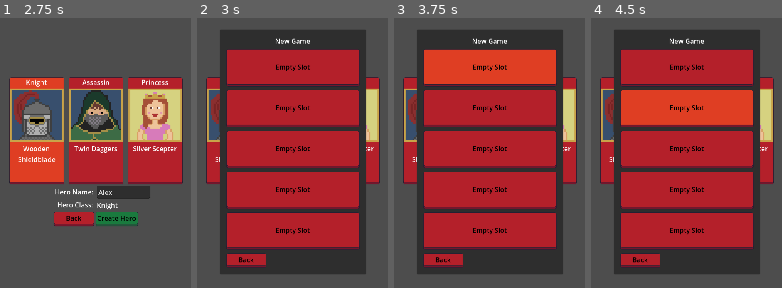
Above: before the commit, frames 1-4 (left to right).
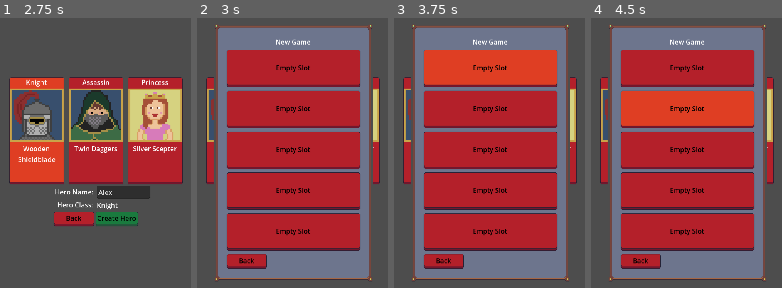
Above: after the commit, the same moments.

Repository: navtges3/PixelValley
Game: Godot game, scene res://scenes/ui/screens/main_menu_screen.tscn
Same seed, same stepped clock (60 frames per second), same inputs: the game is played once before the commit and once after it.
Inputs (mouse positions are in pixels of both pictures, inside the frame that each line leads up to):
- Up to frame 1 (2.75 s): click "New Game" at 0.5 s; click (124, 193) at 1.27 s; type "Alex" at 1.35 s; click (36, 131) at 2.02 s
- Up to frame 2 (3 s): click "Create Hero" at 2.75 s
- Up to frame 3 (3.75 s): click "Empty Slot" at 3.5 s
- Up to frame 4 (4.5 s): click "Empty Slot" at 4.25 s

Frame 1 is identical in both runs. In frame 2, 33% of the frame differs, in the area x 8-93%, y 2-98%; in frame 3, 33%; in frame 4, 33%.

Commit message:
Created background for popup windows

Diff:
--- /dev/null
+++ b/resources/ui/backgrounds/background_panel.tres
@@ -0,0 +1,13 @@
+[gd_resource type="Theme" format=3 uid="uid://dq41s7i7v61gk"]
+
+[ext_resource type="Texture2D" uid="uid://bo58k2c2a3ivd" path="res://assets/ui/window_background.png" id="1_gxlck"]
+
+[sub_resource type="StyleBoxTexture" id="StyleBoxTexture_cnduy"]
+texture = ExtResource("1_gxlck")
+texture_margin_left = 15.0
+texture_margin_top = 16.0
+texture_margin_right = 15.0
+texture_margin_bottom = 15.0
+
+[resource]
+PanelContainer/styles/panel = SubResource("StyleBoxTexture_cnduy")
--- a/scenes/ui/windows/load_window.tscn
+++ b/scenes/ui/windows/load_window.tscn
@@ -3,10 +3,11 @@
 [ext_resource type="Theme" uid="uid://cgbnpl6hlm7s2" path="res://resources/ui/button_themes/regular/green_button.tres" id="1_mciuq"]
 [ext_resource type="Script" uid="uid://cv56v1xyoucqs" path="res://scripts/ui/windows/load_window.gd" id="1_svb4e"]
 [ext_resource type="Theme" uid="uid://130ubmqd1h3b" path="res://resources/ui/button_themes/regular/red_button.tres" id="2_svb4e"]
+[ext_resource type="Theme" uid="uid://dq41s7i7v61gk" path="res://resources/ui/backgrounds/background_panel.tres" id="2_xdcf0"]
 
 [node name="LoadWindow" type="Window" unique_id=1918541071]
 oversampling_override = 1.0
-size = Vector2i(352, 588)
+size = Vector2i(375, 612)
 wrap_controls = true
 borderless = true
 script = ExtResource("1_svb4e")
@@ -17,6 +18,7 @@
 anchor_bottom = 1.0
 grow_horizontal = 2
 grow_vertical = 2
+theme = ExtResource("2_xdcf0")
 
 [node name="MarginContainer" type="MarginContainer" parent="PanelContainer" unique_id=1667844039]
 layout_mode = 2
--- a/scenes/ui/windows/monster_slain_window.tscn
+++ b/scenes/ui/windows/monster_slain_window.tscn
@@ -2,12 +2,13 @@
 
 [ext_resource type="Script" uid="uid://caohucn1fu4sk" path="res://scripts/ui/windows/monster_slain_window.gd" id="1_x71dq"]
 [ext_resource type="Theme" uid="uid://130ubmqd1h3b" path="res://resources/ui/button_themes/regular/red_button.tres" id="2_tb7yy"]
+[ext_resource type="Theme" uid="uid://dq41s7i7v61gk" path="res://resources/ui/backgrounds/background_panel.tres" id="2_ub07u"]
 [ext_resource type="Theme" uid="uid://cgbnpl6hlm7s2" path="res://resources/ui/button_themes/regular/green_button.tres" id="3_qn43k"]
 
 [node name="MonsterSlainWindow" type="Window" unique_id=534091905]
 oversampling_override = 1.0
 title = "Monster Slain"
-size = Vector2i(228, 100)
+size = Vector2i(251, 120)
 wrap_controls = true
 borderless = true
 script = ExtResource("1_x71dq")
@@ -18,6 +19,7 @@
 anchor_bottom = 1.0
 grow_horizontal = 2
 grow_vertical = 2
+theme = ExtResource("2_ub07u")
 
 [node name="MarginContainer" type="MarginContainer" parent="PanelContainer" unique_id=1906487189]
 layout_mode = 2
--- a/scenes/ui/windows/new_game_window.tscn
+++ b/scenes/ui/windows/new_game_window.tscn
@@ -2,11 +2,12 @@
 
 [ext_resource type="Script" uid="uid://bfiqtcx4e3s5r" path="res://scripts/ui/windows/new_game_window.gd" id="1_1unjh"]
 [ext_resource type="Theme" uid="uid://cgbnpl6hlm7s2" path="res://resources/ui/button_themes/regular/green_button.tres" id="2_tqaw0"]
+[ext_resource type="Theme" uid="uid://dq41s7i7v61gk" path="res://resources/ui/backgrounds/background_panel.tres" id="2_ycxpi"]
 [ext_resource type="Theme" uid="uid://130ubmqd1h3b" path="res://resources/ui/button_themes/regular/red_button.tres" id="3_l77w7"]
 
 [node name="NewGameWindow" type="Window" unique_id=1924150137]
 oversampling_override = 1.0
-size = Vector2i(352, 588)
+size = Vector2i(375, 612)
 wrap_controls = true
 borderless = true
 script = ExtResource("1_1unjh")
@@ -17,6 +18,7 @@
 anchor_bottom = 1.0
 grow_horizontal = 2
 grow_vertical = 2
+theme = ExtResource("2_ycxpi")
 
 [node name="MarginContainer" type="MarginContainer" parent="PanelContainer" unique_id=1654309153]
 layout_mode = 2
--- a/scenes/ui/windows/options_window.tscn
+++ b/scenes/ui/windows/options_window.tscn
@@ -1,11 +1,12 @@
 [gd_scene format=3 uid="uid://bxmcs3dj7nfvs"]
 
 [ext_resource type="Script" uid="uid://pfl64t4dtsn8" path="res://scripts/ui/windows/options_window.gd" id="1_rw7p8"]
+[ext_resource type="Theme" uid="uid://dq41s7i7v61gk" path="res://resources/ui/backgrounds/background_panel.tres" id="2_4fscp"]
 [ext_resource type="Theme" uid="uid://130ubmqd1h3b" path="res://resources/ui/button_themes/regular/red_button.tres" id="2_6tprg"]
 
 [node name="OptionsWindow" type="Window" unique_id=101606992]
 oversampling_override = 1.0
-size = Vector2i(264, 277)
+size = Vector2i(287, 301)
 wrap_controls = true
 exclusive = true
 borderless = true
@@ -17,6 +18,7 @@
 anchor_bottom = 1.0
 grow_horizontal = 2
 grow_vertical = 2
+theme = ExtResource("2_4fscp")
 
 [node name="MarginContainer" type="MarginContainer" parent="PanelContainer" unique_id=2123422881]
 layout_mode = 2
--- a/scenes/ui/windows/pause_window.tscn
+++ b/scenes/ui/windows/pause_window.tscn
@@ -2,6 +2,7 @@
 
 [ext_resource type="Script" uid="uid://d3wpretxg3nb3" path="res://scripts/ui/windows/pause_window.gd" id="1_2fh80"]
 [ext_resource type="Theme" uid="uid://cgbnpl6hlm7s2" path="res://resources/ui/button_themes/regular/green_button.tres" id="1_b63r8"]
+[ext_resource type="Theme" uid="uid://dq41s7i7v61gk" path="res://resources/ui/backgrounds/background_panel.tres" id="2_e7cfb"]
 [ext_resource type="Theme" uid="uid://phfh7c5hwx1n" path="res://resources/ui/button_themes/regular/yellow_button.tres" id="2_h8ss4"]
 [ext_resource type="Theme" uid="uid://130ubmqd1h3b" path="res://resources/ui/button_themes/regular/red_button.tres" id="3_dj31w"]
 [ext_resource type="PackedScene" uid="uid://bxmcs3dj7nfvs" path="res://scenes/ui/windows/options_window.tscn" id="4_jh7gt"]
@@ -9,7 +10,7 @@
 [node name="PauseWindow" type="Window" unique_id=917561531]
 oversampling_override = 1.0
 position = Vector2i(0, 36)
-size = Vector2i(128, 174)
+size = Vector2i(159, 205)
 wrap_controls = true
 exclusive = true
 borderless = true
@@ -18,6 +19,7 @@
 [node name="PanelContainer" type="PanelContainer" parent="." unique_id=1201378259]
 offset_right = 40.0
 offset_bottom = 40.0
+theme = ExtResource("2_e7cfb")
 
 [node name="MarginContainer" type="MarginContainer" parent="PanelContainer" unique_id=1589236092]
 layout_mode = 2
--- a/scenes/ui/windows/quest_complete_window.tscn
+++ b/scenes/ui/windows/quest_complete_window.tscn
@@ -2,10 +2,11 @@
 
 [ext_resource type="Script" uid="uid://08pp0ak3741o" path="res://scripts/ui/windows/quest_complete_window.gd" id="1_1a5rb"]
 [ext_resource type="Theme" uid="uid://cgbnpl6hlm7s2" path="res://resources/ui/button_themes/regular/green_button.tres" id="1_lyrd2"]
+[ext_resource type="Theme" uid="uid://dq41s7i7v61gk" path="res://resources/ui/backgrounds/background_panel.tres" id="2_5vchb"]
 
 [node name="QuestCompleteWindow" type="Window" unique_id=1401141905]
 oversampling_override = 1.0
-size = Vector2i(162, 100)
+size = Vector2i(185, 123)
 wrap_controls = true
 exclusive = true
 borderless = true
@@ -17,6 +18,7 @@
 anchor_bottom = 1.0
 grow_horizontal = 2
 grow_vertical = 2
+theme = ExtResource("2_5vchb")
 
 [node name="MarginContainer" type="MarginContainer" parent="PanelContainer" unique_id=634873865]
 layout_mode = 2
Binary file added: assets/ui/window_background.png
